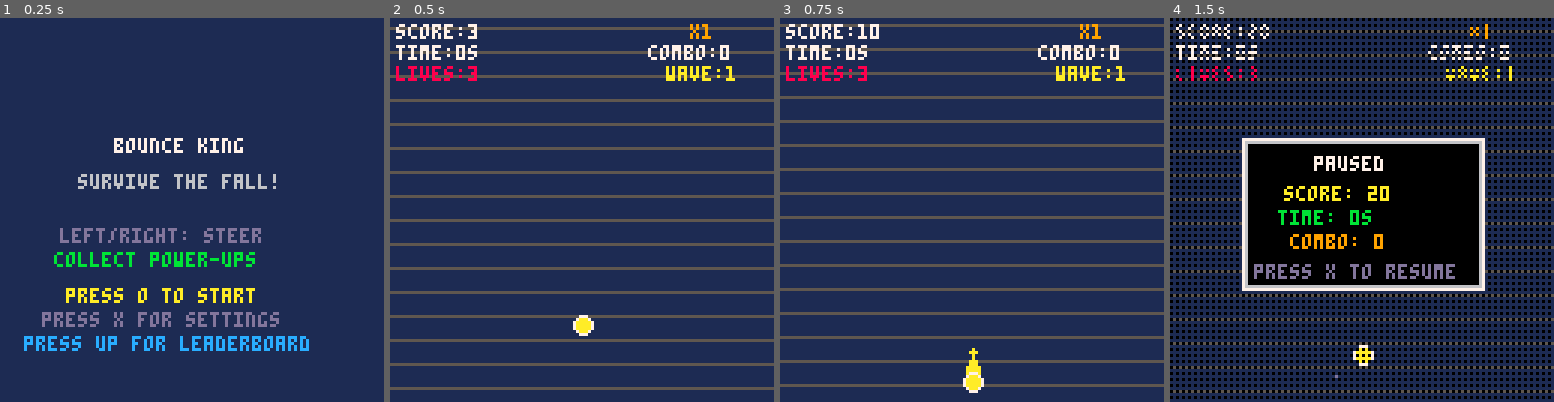
Above: before the commit, frames 1-4 (left to right).
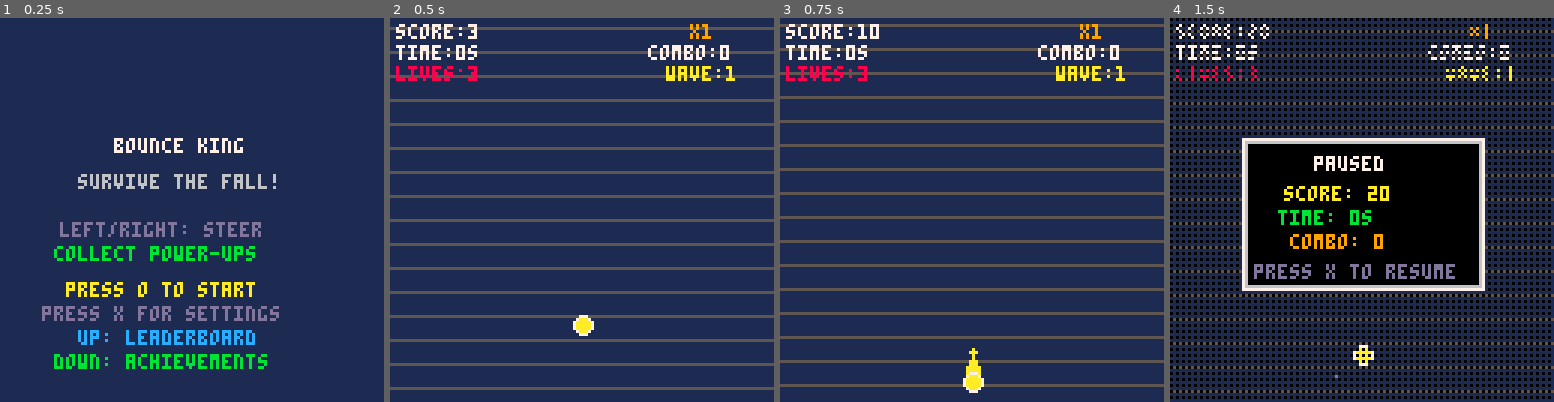
Above: after the commit, the same moments.

Repository: jeffcampbell/game-a-day
Game: PICO-8 cartridge games/2026-02-27/game.p8
Two runs of this game, one before a commit and one after it. Both use one fixed random seed, a clock stepped at 60 frames per second and the inputs below.
Inputs:
- Up to frame 1 (0.25 s): no input
- Up to frame 2 (0.5 s): tap O (Z key) at 0.33 s
- Up to frame 3 (0.75 s): tap O (Z key) at 0.7 s
- Up to frame 4 (1.5 s): tap X (X key) at 1.07 s; tap O (Z key) at 1.43 s

The runs differ from the first frame. In frame 1, 6.5% of the frame differs, in the area x 6-81%, y 53-92%; in frame 2, nothing differs; in frame 3, nothing differs; in frame 4, nothing differs.

Commit message:
Implement achievement system for Bounce King
Add comprehensive achievement tracking with 8 distinct achievements:
- Survivor: survive 30+ seconds
- Power Master: collect all 6 power-up types in one game
- Combo King: reach 20+ combo
- Danger Expert: collect 5+ power-ups from danger zones (persistent)
- Speedrunner: score 500+ in one game
- Unstoppable: reach 2.0x multiplier
- Complete Collection: cycle through all 3 ball skins
- Perfect Wave: survive 10s without taking damage

Features:
- Persistent storage using cartdata slots 44-52
- In-game unlock notifications with visual/audio feedback
- New achievements screen accessible from main menu (DOWN button)
- Real-time achievement checking during gameplay
- Progress tracking for both session-based and cross-game achievements

Integration:
- Updated state machine with "achievements" state
- Menu navigation updated with DOWN button for achievements
- Achievement checks called every frame during gameplay
- Proper logging for all achievement unlocks
- Screen shake, SFX, and floating text on achievement unlock

Token budget: ~400 tokens added, still well under 8192 limit

Co-Authored-By: Claude Sonnet 4.5 <noreply@anthropic.com>

Diff:
--- a/games/2026-02-27/game.p8
+++ b/games/2026-02-27/game.p8
@@ -59,6 +59,7 @@
 sfx_enabled = true  -- toggle sfx on/off
 ball_skin = 1  -- ball appearance: 1=white, 2=gold, 3=cyan
 settings_selection = 1  -- current settings menu cursor (1-4)
+skins_used = {}  -- track which skins have been selected
 
 -- danger zones system
 danger_zones = {}
@@ -70,6 +71,25 @@
 total_dodges = 0
 total_powerups = 0
 total_dodge_bonus = 0
+
+-- achievement system
+achievements = {}  -- unlocked status {id -> true/false}
+ach_definitions = {
+  {id=1, name="survivor", title="survivor", desc="survive for 30+ seconds", unlocked=false},
+  {id=2, name="power_master", title="power master", desc="collect all 6 power-ups", unlocked=false},
+  {id=3, name="combo_king", title="combo king", desc="reach 20+ combo", unlocked=false},
+  {id=4, name="danger_expert", title="danger expert", desc="collect 5+ from danger zones", unlocked=false},
+  {id=5, name="speedrunner", title="speedrunner", desc="score 500+ in one game", unlocked=false},
+  {id=6, name="unstoppable", title="unstoppable", desc="reach 2.0x multiplier", unlocked=false},
+  {id=7, name="collection", title="complete collection", desc="unlock all 3 ball skins", unlocked=false},
+  {id=8, name="perfect_wave", title="perfect wave", desc="survive 10s without damage", unlocked=false}
+}
+ach_scroll = 0  -- scroll position in achievements screen
+ach_unlocked_count = 0  -- total unlocked
+-- tracking for current game
+power_types_collected = {}  -- set of collected types this game
+last_damage_time = 0  -- time since last damage
+danger_zone_pickups = 0  -- total across all games (persistent)
 
 -- visual juice
 shake_time = 0
@@ -136,6 +156,9 @@
   -- load leaderboard (slots 4-43, 4 per entry)
   load_leaderboard()
 
+  -- load achievements (slots 44-51)
+  load_achievements()
+
   _log("state:menu")
 end
 
@@ -150,6 +173,9 @@
   sfx_enabled = s == 0 or s == 1
   ball_skin = b >= 1 and b <= 3 and b or 1
 
+  -- track current skin as used
+  skins_used[ball_skin] = true
+
   _log("settings_loaded:m="..tostr(music_enabled)..",s="..tostr(sfx_enabled)..",b="..ball_skin)
 end
 
@@ -158,6 +184,32 @@
   dset(2, sfx_enabled and 1 or 0)
   dset(3, ball_skin)
   _log("settings_saved")
+end
+
+-- achievement persistence (slots 44-51)
+function load_achievements()
+  achievements = {}
+  ach_unlocked_count = 0
+  for i = 1, 8 do
+    local unlocked = dget(43 + i) == 1
+    achievements[i] = unlocked
+    ach_definitions[i].unlocked = unlocked
+    if unlocked then
+      ach_unlocked_count += 1
+    end
+  end
+  -- load persistent danger zone pickups (slot 52)
+  danger_zone_pickups = dget(52) or 0
+  _log("achievements_loaded:"..ach_unlocked_count.."/8")
+end
+
+function save_achievements()
+  for i = 1, 8 do
+    dset(43 + i, achievements[i] and 1 or 0)
+  end
+  -- save persistent danger zone pickups
+  dset(52, danger_zone_pickups)
+  _log("achievements_saved")
 end
 
 -- leaderboard persistence (slots 4-43)
@@ -266,6 +318,8 @@
     update_settings()
   elseif state == "leaderboard" then
     update_leaderboard()
+  elseif state == "achievements" then
+    update_achievements()
   elseif state == "play" then
     update_play()
   elseif state == "pause" then
@@ -291,6 +345,8 @@
     draw_settings()
   elseif state == "leaderboard" then
     draw_leaderboard()
+  elseif state == "achievements" then
+    draw_achievements()
   elseif state == "play" then
     draw_play()
   elseif state == "pause" then
@@ -367,16 +423,24 @@
     _log("state:leaderboard")
     input_cooldown = 10
   end
+
+  if input & 8 > 0 then  -- down button
+    state = "achievements"
+    _log("state:achievements")
+    ach_scroll = 0  -- reset scroll
+    input_cooldown = 10
+  end
 end
 
 function draw_menu()
   print("bounce king", 38, 40, 7)
   print("survive the fall!", 26, 52, 6)
-  print("left/right: steer", 20, 70, 13)
-  print("collect power-ups", 18, 78, 11)
-  print("press o to start", 22, 90, 10)
-  print("press x for settings", 14, 98, 13)
-  print("press up for leaderboard", 8, 106, 12)
+  print("left/right: steer", 20, 68, 13)
+  print("collect power-ups", 18, 76, 11)
+  print("press o to start", 22, 88, 10)
+  print("press x for settings", 14, 96, 13)
+  print("up: leaderboard", 26, 104, 12)
+  print("down: achievements", 18, 112, 11)
   -- show top score from leaderboard
   if #leaderboard > 0 then
     local top = leaderboard[1]
@@ -482,8 +546,14 @@
         _log("toggle_sfx:"..tostr(sfx_enabled))
       elseif settings_selection == 3 then
         ball_skin = ball_skin % 3 + 1  -- cycle 1->2->3->1
+        skins_used[ball_skin] = true  -- track skin usage
         play_sfx(1)
         _log("ball_skin:"..ball_skin)
+        -- check if all skins used for achievement
+        local all_used = skins_used[1] and skins_used[2] and skins_used[3]
+        if all_used and not achievements[7] then
+          unlock_achievement(7)
+        end
       end
       save_settings()  -- persist changes
       input_cooldown = 10
@@ -635,6 +705,47 @@
   print("time: "..flr(gametime/30).."s", 36, 64, 11)
   print("combo: "..combo, 40, 72, 9)
   print("press x to resume", 28, 82, 13)
+end
+
+-- achievements state
+function update_achievements()
+  -- update cooldown
+  if input_cooldown > 0 then
+    input_cooldown -= 1
+  end
+
+  local input = test_input()
+
+  -- return to menu
+  if input_cooldown == 0 and input & 32 > 0 then  -- X button
+    state = "menu"
+    _log("state:menu")
+    input_cooldown = 10
+  end
+end
+
+function draw_achievements()
+  print("achievements", 34, 8, 7)
+  print(ach_unlocked_count.."/8 unlocked", 32, 18, 10)
+
+  -- draw achievement list
+  local y_start = 30
+  for i = 1, 8 do
+    local ach = ach_definitions[i]
+    local y = y_start + (i - 1) * 12
+
+    if ach.unlocked then
+      -- unlocked: gold color
+      print("\x8e "..ach.title, 10, y, 9)  -- checkmark
+      print(ach.desc, 10, y + 6, 10)
+    else
+      -- locked: dark color
+      print("\x94 "..ach.title, 10, y, 5)  -- lock
+      print(ach.desc, 10, y + 6, 5)
+    end
+  end
+
+  print("press x to return", 24, 118, 13)
 end
 
 -- game initialization
@@ -676,6 +787,10 @@
   total_powerups = 0
   total_dodge_bonus = 0
 
+  -- reset achievement tracking for this game
+  power_types_collected = {}
+  last_damage_time = gametime
+
   -- set initial parameters based on difficulty
   if difficulty == 1 then  -- easy
     scroll_speed = 0.3
@@ -700,6 +815,72 @@
 
   play_music(0)  -- start background music
   _log("game_init:difficulty="..difficulty)
+end
+
+-- achievement checking
+function check_achievements()
+  -- 1. survivor: survive 30+ seconds
+  if not achievements[1] and gametime >= 900 then
+    unlock_achievement(1)
+  end
+
+  -- 2. power master: collect all 6 types
+  if not achievements[2] then
+    local types_count = 0
+    for k, v in pairs(power_types_collected) do
+      if v then types_count += 1 end
+    end
+    if types_count >= 6 then
+      unlock_achievement(2)
+    end
+  end
+
+  -- 3. combo king: reach 20+ combo
+  if not achievements[3] and combo >= 20 then
+    unlock_achievement(3)
+  end
+
+  -- 4. danger expert: 5+ pickups from danger zones (persistent)
+  if not achievements[4] and danger_zone_pickups >= 5 then
+    unlock_achievement(4)
+  end
+
+  -- 5. speedrunner: 500+ score in one game
+  if not achievements[5] and score >= 500 then
+    unlock_achievement(5)
+  end
+
+  -- 6. unstoppable: 2.0x+ multiplier
+  if not achievements[6] and multiplier >= 2.0 then
+    unlock_achievement(6)
+  end
+
+  -- 7. complete collection: checked in settings menu when skin is changed
+
+  -- 8. perfect wave: survive 10s (300 frames) without damage
+  if not achievements[8] and gametime - last_damage_time >= 300 then
+    unlock_achievement(8)
+  end
+end
+
+function unlock_achievement(id)
+  if achievements[id] then return end  -- already unlocked
+
+  achievements[id] = true
+  ach_definitions[id].unlocked = true
+  ach_unlocked_count += 1
+
+  local ach = ach_definitions[id]
+  _log("achievement:"..ach.name)
+
+  -- visual/audio feedback
+  play_sfx(6)  -- achievement sound
+  shake(12, 1.2)
+  add_floating_text(64, 50, "achievement!", 10)
+  add_floating_text(64, 60, ach.title, 9)
+
+  -- save immediately
+  save_achievements()
 end
 
 -- play state
@@ -921,6 +1102,7 @@
         -- lose a life
         lives -= 1
         life_flash = 10  -- flash lives counter
+        last_damage_time = gametime  -- reset perfect wave tracker
         _log("life_lost")
         _log("lives:"..lives)
 
@@ -1098,6 +1280,9 @@
       del(floating_texts, ft)
     end
   end
+
+  -- check achievements
+  check_achievements()
 end
 
 function draw_play()
@@ -1759,6 +1944,16 @@
   _log("powerup_collected:"..p.type)
   _log("powerup_bonus:"..bonus)
   _log("total_powerups:"..total_powerups)
+
+  -- track power-up type for achievement
+  power_types_collected[p.type] = true
+
+  -- check if collected from danger zone
+  local zone = get_zone(p.x)
+  if zone > 0 and danger_zones[zone].active then
+    danger_zone_pickups += 1
+    _log("danger_zone_pickup:"..danger_zone_pickups)
+  end
 
   shake(8, 1.0)  -- medium shake on powerup collection
 
Not shown, changed: games/2026-02-27/game.js
